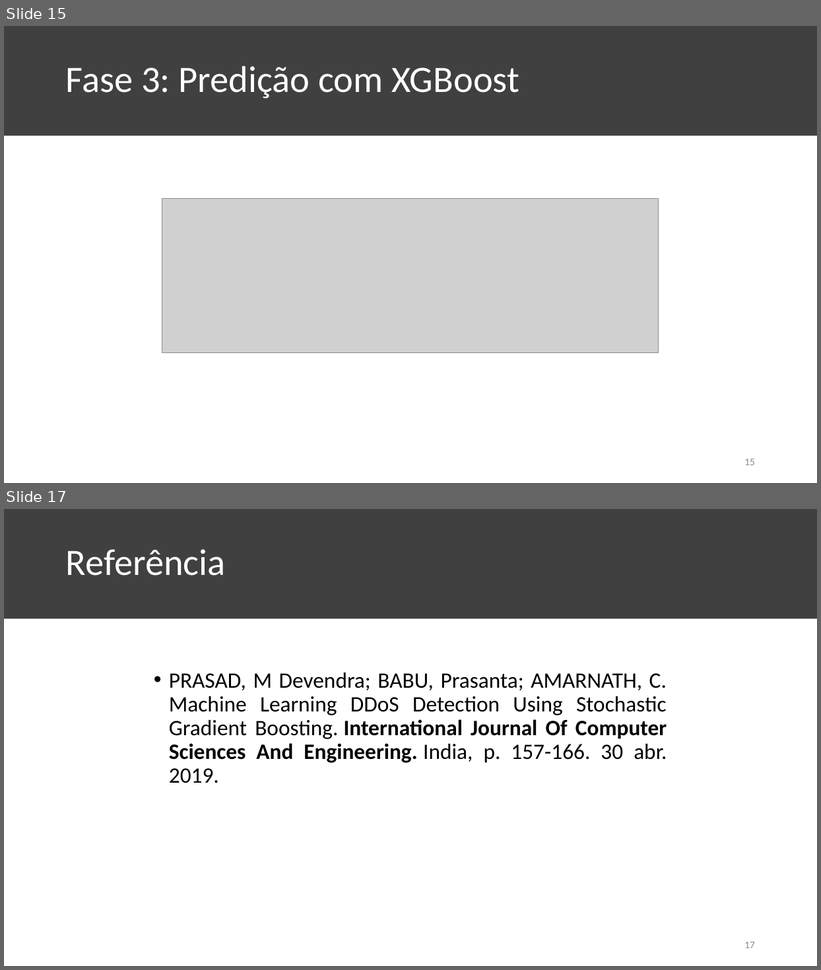
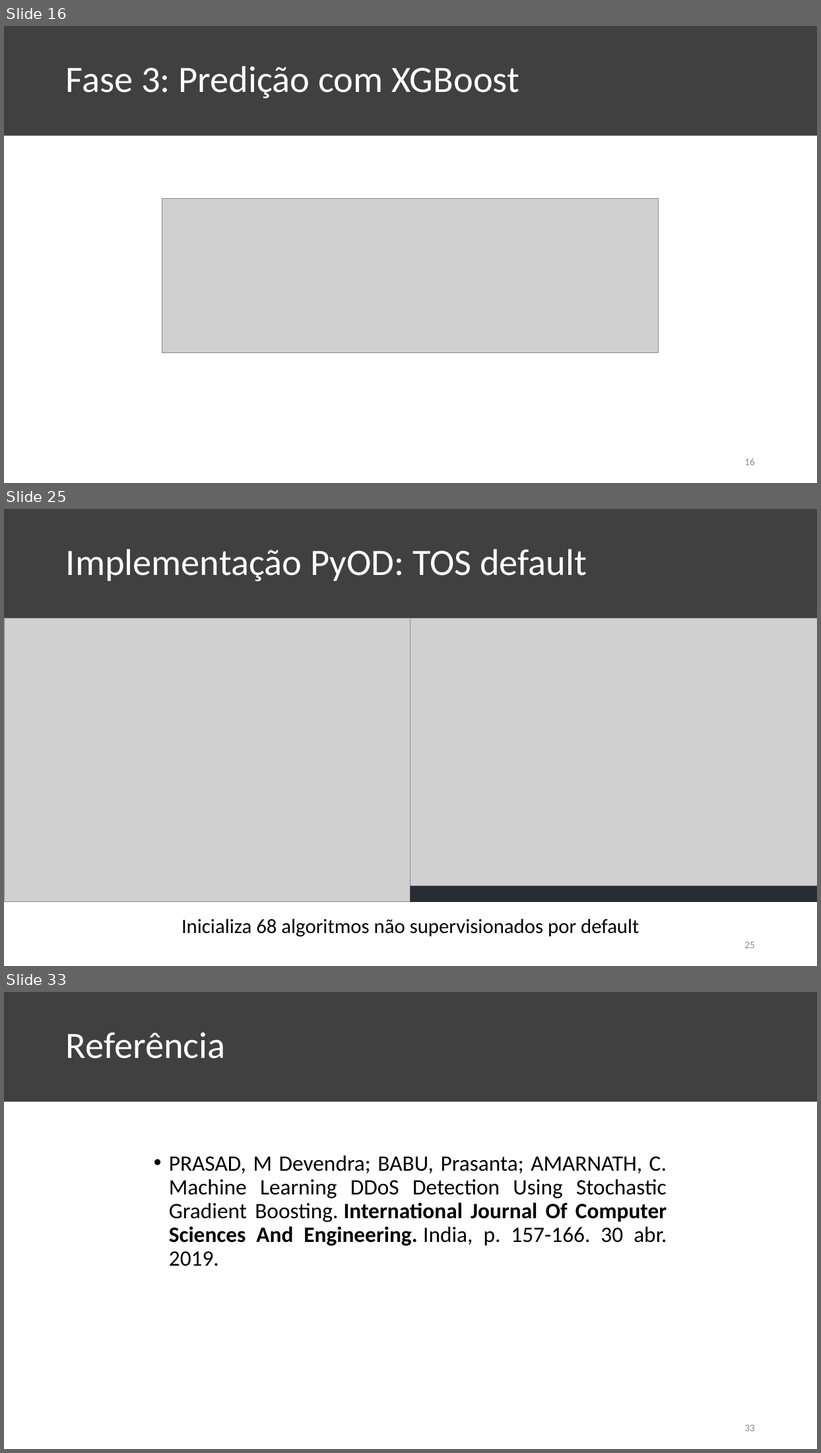
Before and after one commit to KaioAlex/DigitalSecurity, a slide deck: XGBOD-Seminar/XGBOD Seminar.pptx. Shown one above the other, each under a label of ours: slides 15 and 17 before the commit, slides 16, 25 and 33 after it; the slides between them are not shown. The pictures are 821x970 and 821x1453 pixels, drawn with LibreOffice and Linux fonts; fonts in the diff are those of the drawing; grey boxes stand for pictures. Boxes give left, top, right and bottom in pixels: in the first picture for what was removed or moved away, otherwise in the second. Text is boxed around its words. In the diff, an @@ line names an element or a change of style, - is before the commit and + after.

```diff
--- a/XGBOD-Seminar/XGBOD Seminar.pptx
+++ b/XGBOD-Seminar/XGBOD Seminar.pptx
@@ slide 25 added at <box>4,509,817,966</box>, background #FFFFFF; not listed: 1 template element that a slide beside it also shows @@
@@ title added at <box>66,549,587,582</box>, 44 pt, text #FFFFFF @@
+Implementação PyOD: TOS default
@@ picture added at <box>4,618,411,902</box> @@
@@ picture added at <box>411,618,817,893</box> @@
@@ rectangle added at <box>411,886,817,902</box>, fill #282C34 @@
@@ text added at <box>182,919,639,937</box>, 24 pt, text #000000 @@
+Inicializa 68 algoritmos não supervisionados por default
@@ page number added at <box>745,942,755,949</box>, 12 pt, text #8C8C8C @@
+25
@@ what was slide 15 is now slide 16 @@
@@ page number at <box>745,458,755,466</box>: text changed @@
-15
+16
@@ what was slide 17 is now slide 33 @@
@@ page number at <box>745,1425,755,1432</box>: text changed @@
-17
+33
```
Also in this commit, not shown: 2 slides changed, 18 other slides added, 3 slides removed, 1 other file.
